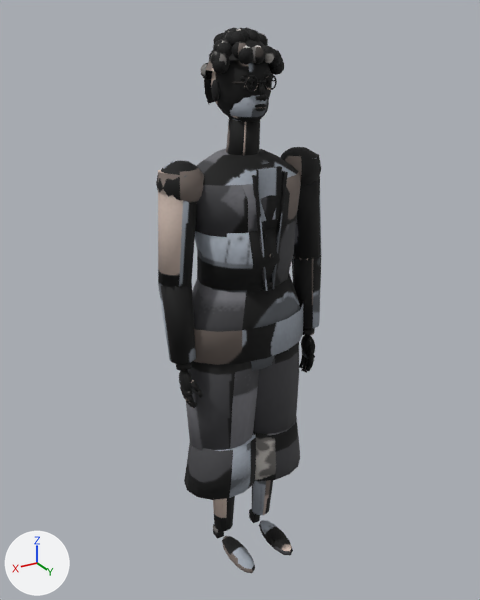
The glTF model assets/models/kedr/human_ep_clerk2.glb as it was, and as the next commit left it.
One viewpoint serves both versions: a 50 mm lens placed at (1.017, 1.679, 1.798), pointed at (0.003, -0.01, 0.953). Arrows for +X, +Y and +Z are at lower left; the lights stay in place. The picture after the commit comes second. Vertices at exactly the same position are counted once.

Objects in the first picture: 'human_ep_clerk2'.
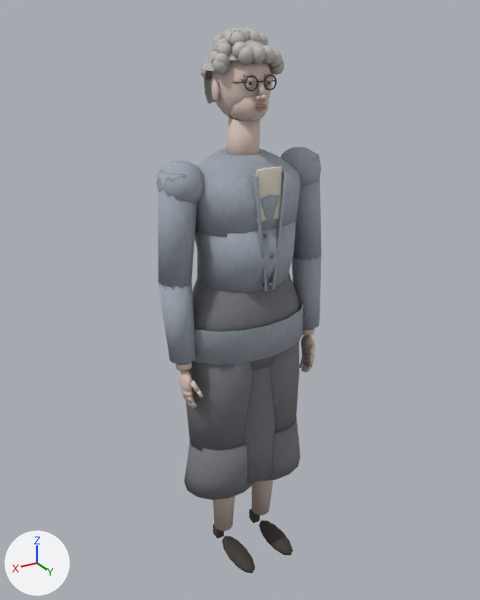
Changed parts and their boxes [x1, y1, x2, y2] in the pictures (480 x 600 px):
part 1 of me_pelvis, added: after [244, 366, 275, 483]
part 2 of me_pelvis, surface changed (black to grey): [156, 27, 322, 573] in both

Patch to the scene script:
```diff
--- a/assets/models/kedr/human_ep_clerk2.glb.py
+++ b/assets/models/kedr/human_ep_clerk2.glb.py
@@ me_pelvis @@
 # used by ob_human_ep_clerk2; location = (0.0, 0.0, 0.0)
-me_pelvis.from_pydata(...)  # 5987 vertices, 11342 faces; spans x -0.29..0.29, y -0.15..0.2, z 0.0..1.77
+me_pelvis.from_pydata(...)  # 6023 vertices, 11400 faces; spans x -0.29..0.29, y -0.15..0.2, z 0.0..1.77
+# me_pelvis part 1: a new loose piece of 36 vertices spanning x -0.12..0.12, y -0.12..0.13, z 0.33..0.84, in mat_human_ep_clerk2_baked (picture img_human_ep_clerk2)
+# me_pelvis part 2: 11066 kept faces spanning x -0.29..0.29, y -0.15..0.2, z 0.0..1.77 get new texture (UV) coordinates
+# other edits to the shape of me_pelvis do not show in these pictures
 me_pelvis.materials.append(mat_human_ep_clerk2_baked)
```
